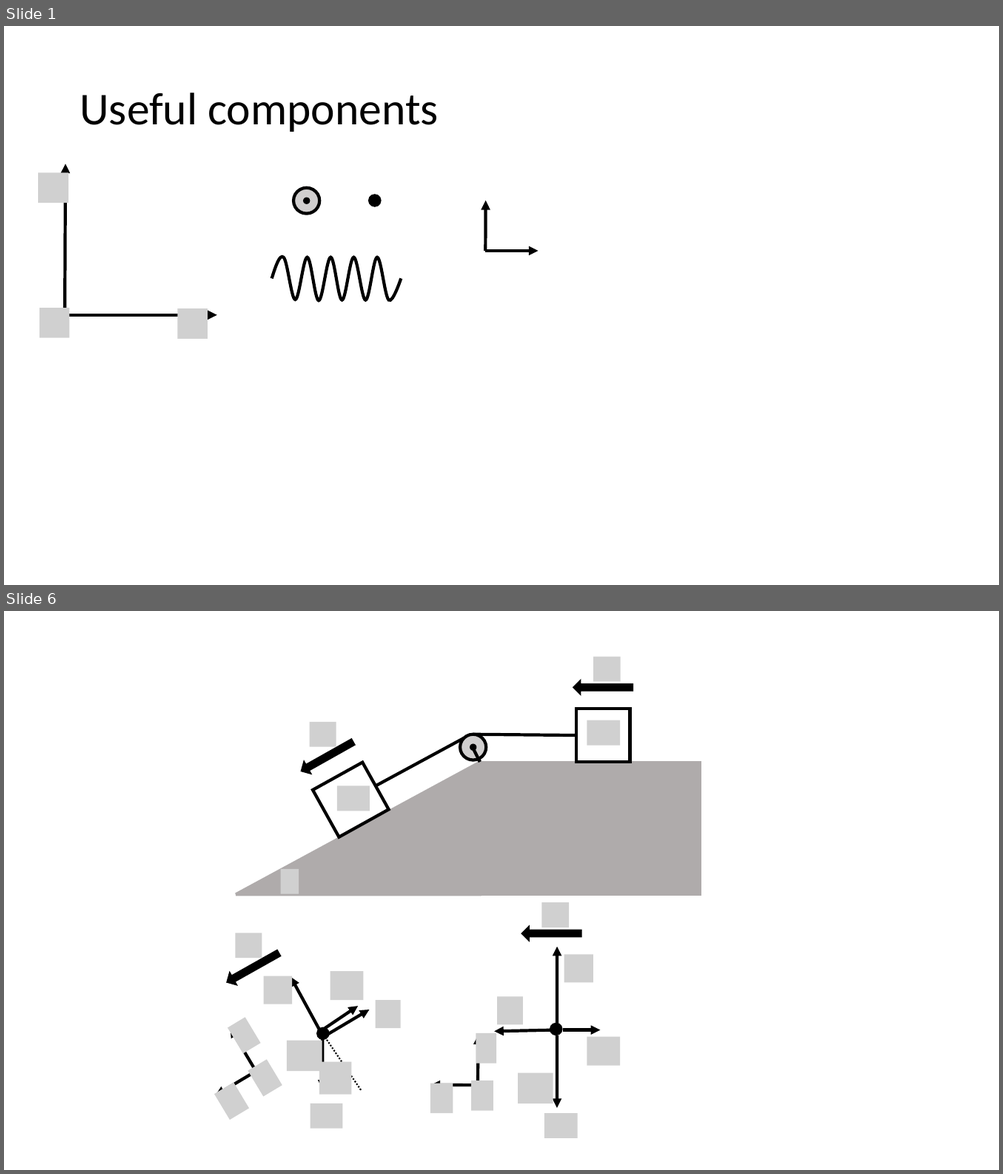
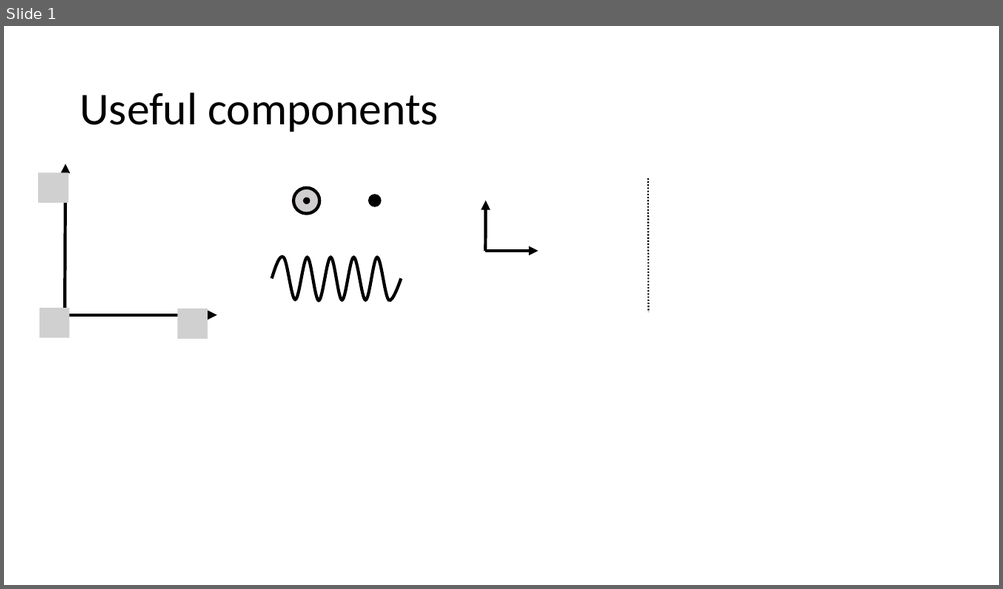
Before and after one commit to OSTP/PhysicsArtofModelling, a slide deck: tex/figures/ApplyingNewtonsLaws/Figures.pptx. Shown one above the other, each under a label of ours: slides 1 and 6 before the commit, slide 1 after it; the slides between them are not shown. The pictures are 1003x1174 and 1003x589 pixels, drawn with LibreOffice and Linux fonts; fonts in the diff are those of the drawing; grey boxes stand for pictures; background and template pictures are left out. Boxes give left, top, right and bottom in pixels: in the first picture for what was removed or moved away, otherwise in the second. Text is boxed around its words. In the diff, an @@ line names an element or a change of style, - is before the commit and + after.

```diff
--- a/tex/figures/ApplyingNewtonsLaws/Figures.pptx
+++ b/tex/figures/ApplyingNewtonsLaws/Figures.pptx
@@ slide 6 removed at (4,611,999,1170), background #FFFFFF @@
@@ group removed at (236,657,700,894): 5 pictures, 3 rectangles, 3 lines, 2 ellipses, 2 right arrows, 1 right triangle @@
@@ group removed at (214,934,401,1130): 10 pictures, 6 arrows, 1 ellipse, 1 line, 1 right arrow @@
@@ group removed at (430,903,620,1139): 9 pictures, 6 arrows, 1 ellipse, 1 right arrow @@
@@ slide 1 changed as well @@
@@ line added from (648, 178) to (649, 312), #000000 1.5 pt dashed @@
```
Also in this commit, not shown: 1 slide added, 7 other slides removed, 5 other files.
